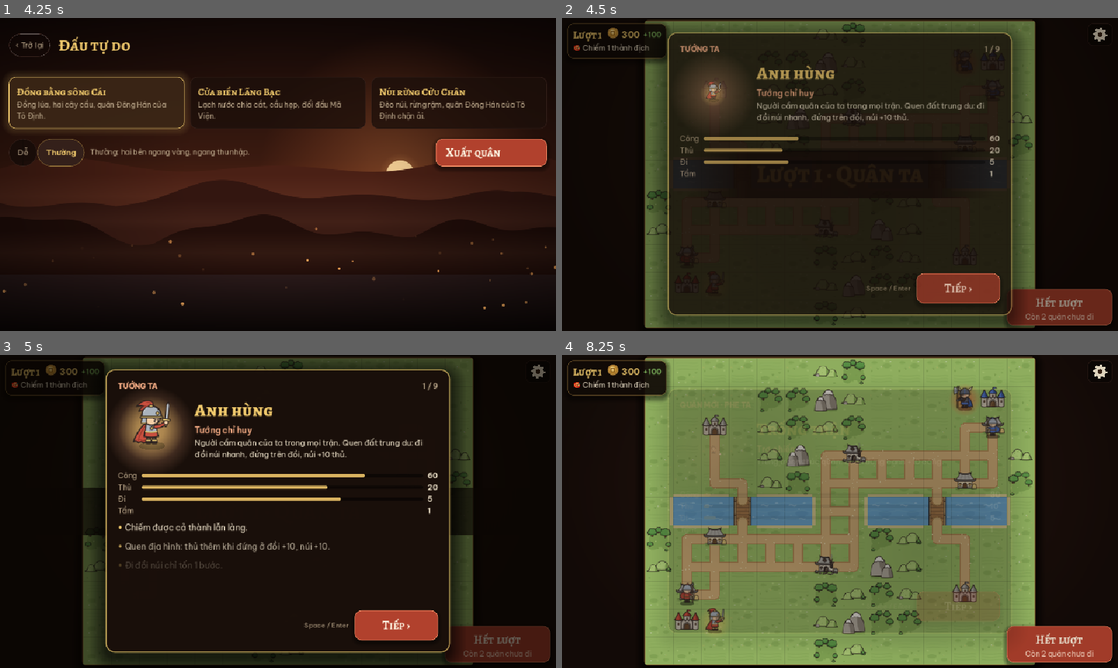
Above: before the commit, frames 1-4 (two rows, left to right).
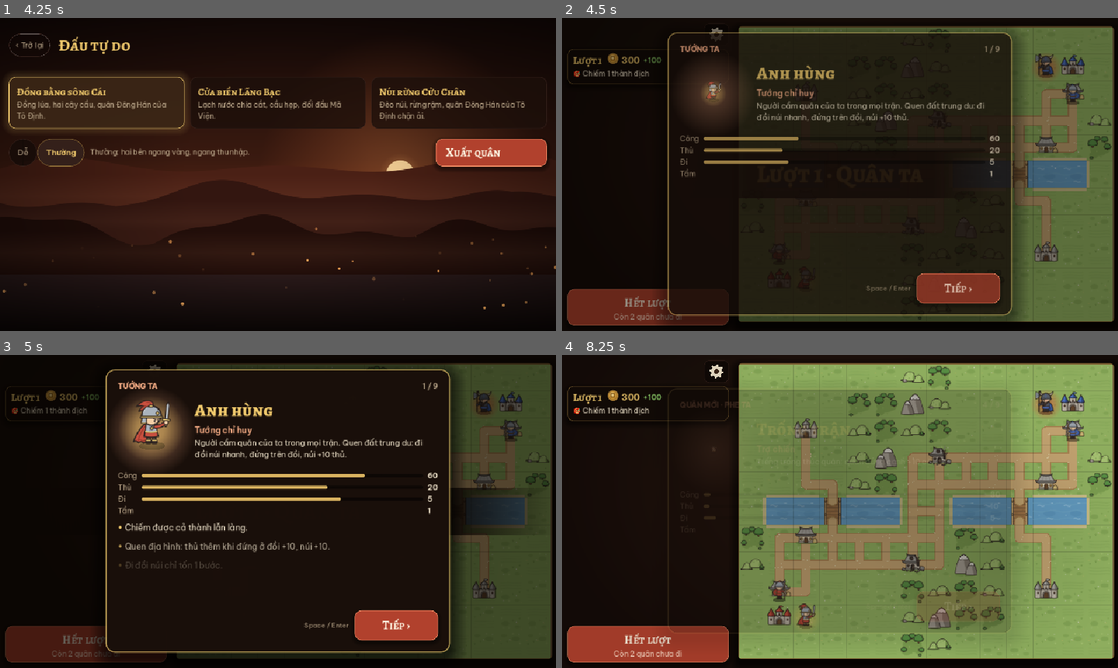
Above: after the commit, the same moments.

Repository: NguyenVanDo51/hon-song-nui
Game: Godot game, scene res://main.tscn
The game is run twice, just before and just after one commit, with the same random seed, the same clock (stepped at 60 frames per second) and the same inputs.
Inputs (mouse positions are in pixels of both pictures, inside the frame that each line leads up to):
- Up to frame 1 (4.25 s): click (211, 212) at 0.52 s; click "‹ Trở lại" at 1.25 s; click (211, 255) at 2.02 s; click "Dễ" at 2.75 s; click "Thường" at 3.5 s
- Up to frame 2 (4.5 s): click (1051, 152) at 4.27 s
- Up to frame 3 (5 s): no input
- Up to frame 4 (8.25 s): click (1101, 370) at 5.02 s; click (717, 370) at 5.77 s; click (1062, 642) at 6.52 s; click (650, 642) at 7.27 s; click "Tiếp ›" at 8 s

Frame 1 is identical in both runs. In frame 2, 24% of the frame differs, in the area x 0-100%, y 0-100%; in frame 3, 21%; in frame 4, 52%.

Commit message:
ui: HUD never covers map — left sidebar (wide) / top+bottom bands (tall), map fit to free area
Co-Authored-By: Claude Opus 5.5 <noreply@anthropic.com>

Diff:
--- a/scripts/ui/game_screen.gd
+++ b/scripts/ui/game_screen.gd
@@ -38,6 +38,9 @@
 var _btn_board: Button
 var _menu: PanelContainer
 var _hud_tr: Control
+var _hud_tl: Control
+var _side := true # layout: true = left sidebar, false = top / bottom bands
+var _safe := Rect2() # map area (in _wrap) left free by the HUD
 var _card: PanelContainer
 var _card_box: VBoxContainer
 var _wrap: Control
@@ -53,6 +56,7 @@
 var _hover_at := 0
 const POP_W := 290.0
 const HUD_M := 10.0 # HUD distance from the screen edge
+const CARD_RESERVE := 250.0 # bottom band height kept for the unit card (tall-screen layout)
 ## cut-away duel scene (BattleView) parked for now: every attack plays on the map. Flip to bring the setting back.
 const SCENE_ENABLED := false
 
@@ -77,8 +81,9 @@
 		"hotBuy": null, "hover": ui.get("hover"), "tip": ui.get("tip", 0), "hintKind": null, "peek": null, "raze": null }
 
 # ---------- layout ----------
-## the map fills the screen; everything else floats over it: turn / gold / goal (top-left), ⚙ menu (top-right),
-## selected unit card (bottom-left), Hết lượt (bottom-right), one orders popup beside the selected tile
+## HUD never covers the map: wide screen -> left sidebar (⚙ + turn/gold/goal on top, unit card, Hết lượt at the bottom),
+## tall screen -> top band (turn/gold/goal, ⚙) + bottom band (card left, Hết lượt right). Whichever gives bigger tiles.
+## Only the orders popup (beside the selected tile) and the ⚙ menu float over the map.
 func _build() -> void:
 	var bg := BgPaint.new()
 	bg.set_anchors_and_offsets_preset(Control.PRESET_FULL_RECT)
@@ -103,9 +108,9 @@
 	var tl := PanelContainer.new()
 	tl.add_theme_stylebox_override("panel", _hud_box())
 	tl.mouse_filter = Control.MOUSE_FILTER_IGNORE
-	tl.position = Vector2(HUD_M, HUD_M)
 	tl.z_index = 40
 	add_child(tl)
+	_hud_tl = tl
 	var tv := Style.vbox(2)
 	tl.add_child(tv)
 	var th := Style.hbox(10)
@@ -127,9 +132,7 @@
 	# top-right: ⏩ (enemy turn) + ⚙
 	var tr := Style.hbox(8)
 	tr.z_index = 40
-	tr.set_anchors_and_offsets_preset(Control.PRESET_TOP_RIGHT)
-	tr.grow_horizontal = Control.GROW_DIRECTION_BEGIN
-	tr.position = Vector2(-HUD_M, HUD_M)
+	tr.minimum_size_changed.connect(func() -> void: _place_hud.call_deferred()) # ⏩ shown / hidden
 	add_child(tr)
 	_hud_tr = tr
 	_btn_ff = _ibtn("» Tua lượt địch", "Chạy nhanh lượt địch, bỏ qua cảnh đánh (giữ Space / chuột cũng tua)", func() -> void:
@@ -269,19 +272,55 @@
 		_place_hud()
 
 ## HUD corners follow the window (the map under them fills the screen)
+## inner width of the sidebar = the unit card's width
+func _side_w() -> float:
+	return maxf(_card.get_combined_minimum_size().x, 210.0)
+
 func _place_hud() -> void:
 	if _btn_end == null:
 		return
+	var M := HUD_M
+	var sw := _side_w()
+	_hud_tr.reset_size()
+	var trs := _hud_tr.get_combined_minimum_size()
+	if _side:
+		_hud_tr.position = Vector2(M + sw - trs.x, M)
+		_hud_tl.custom_minimum_size.x = sw
+		_btn_end.custom_minimum_size.x = sw
+	else:
+		_hud_tr.position = Vector2(size.x - trs.x - M, M)
+		_hud_tl.custom_minimum_size.x = 0
+		_btn_end.custom_minimum_size.x = 190
+	# wrap the goal only inside the fixed-width sidebar (a wrapping label with no width would collapse)
+	_goal.autowrap_mode = TextServer.AUTOWRAP_WORD_SMART if _side else TextServer.AUTOWRAP_OFF
+	_hud_tl.reset_size()
+	_hud_tl.position = Vector2(M, M + trs.y + 6) if _side else Vector2(M, M)
 	var eb := _btn_end.get_combined_minimum_size()
 	_btn_end.size = eb
-	_btn_end.position = size - eb - Vector2(HUD_M, HUD_M)
+	_btn_end.position = Vector2(M, size.y - eb.y - M) if _side else size - eb - Vector2(M, M)
 	if _card.visible:
 		_card.reset_size()
 		var cs := _card.get_combined_minimum_size()
-		_card.position = Vector2(HUD_M, size.y - cs.y - HUD_M)
+		var bottom := _btn_end.position.y - 8 if _side else size.y - M
+		_card.position = Vector2(M, maxf(_hud_tl.position.y + _hud_tl.size.y + 8, bottom - cs.y) if _side else bottom - cs.y)
 	if _menu.visible:
 		var ms := _menu.get_combined_minimum_size()
-		_menu.position = Vector2(size.x - ms.x - HUD_M, HUD_M + 48)
+		_menu.position = Vector2(M, M + trs.y + 6) if _side else Vector2(size.x - ms.x - M, M + 48)
+
+## map area free of the HUD for the current layout; picks sidebar vs bands by the bigger tile size
+func _layout() -> void:
+	var W := _wrap.size
+	var M := HUD_M
+	var trh := _hud_tr.get_combined_minimum_size().y
+	var tl_h := _hud_tl.get_combined_minimum_size().y
+	var eh := _btn_end.get_combined_minimum_size().y
+	var side := Rect2(Vector2(_side_w() + 2 * M, 0), Vector2(W.x - _side_w() - 2 * M, W.y))
+	var top := maxf(tl_h, trh) + 2 * M
+	var bot := maxf(CARD_RESERVE, eh) + 2 * M
+	var band := Rect2(Vector2(0, top), Vector2(W.x, W.y - top - bot))
+	var k := func(r: Rect2) -> float: return minf((r.size.x - 8) / s.w, (r.size.y - 8) / s.h)
+	_side = k.call(side) >= k.call(band)
+	_safe = side if _side else band
 
 func _ibtn(text: String, tip: String, fn: Callable) -> Button:
 	var b := Style.button(text, "IconBtn")
@@ -319,8 +358,9 @@
 func _fit() -> void:
 	if s.is_empty():
 		return
-	board.fit(_wrap.size - Vector2(8, 8))
-	board.position = ((_wrap.size - board.size) / 2.0).floor()
+	_layout()
+	board.fit(_safe.size - Vector2(8, 8))
+	board.position = (_safe.position + (_safe.size - board.size) / 2.0).floor()
 	_frame.position = board.position
 	_frame.size = board.size
 	_place_hud()
Not shown, changed: docs/HANDOFF.md
